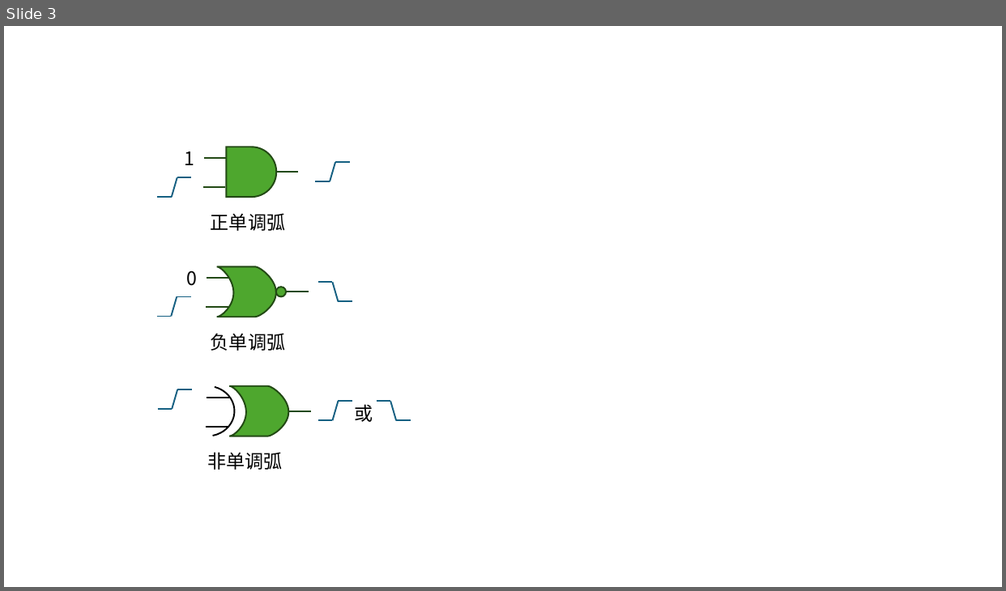
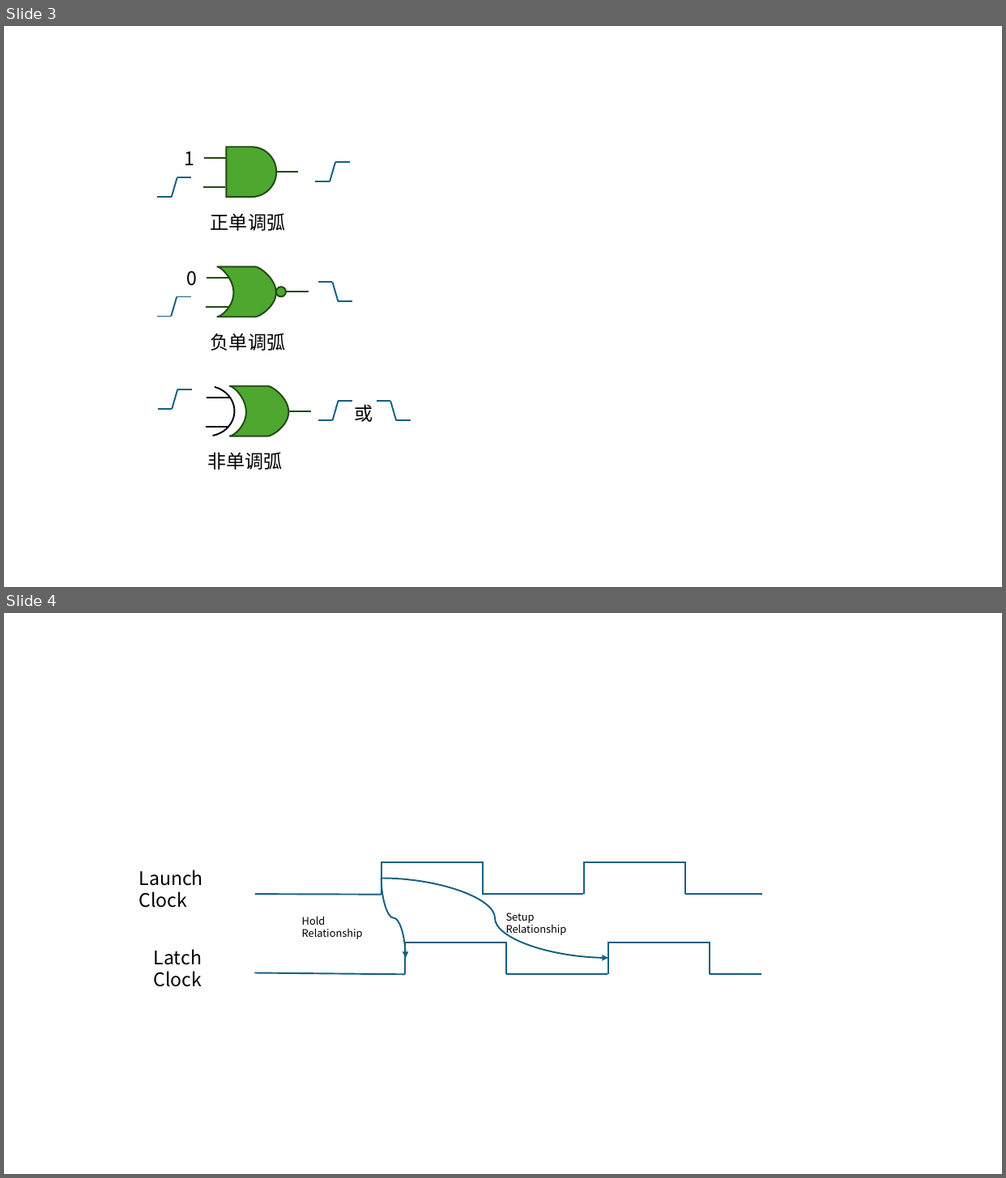
Before and after one commit to Verdvana/Verdvana.github.io, a slide deck: _posts/静态时序分析笔记/静态时序分析笔记pptx.pptx. Shown one above the other, each under a label of ours: slide 3 before the commit, slides 3 and 4 after it. The pictures are 1006x591 and 1006x1178 pixels, drawn with LibreOffice and Linux fonts; fonts in the diff are those of the drawing. Boxes give left, top, right and bottom in pixels: in the first picture for what was removed or moved away, otherwise in the second. Text is boxed around its words. In the diff, an @@ line names an element or a change of style, - is before the commit and + after.

```diff
--- a/_posts/静态时序分析笔记/静态时序分析笔记pptx.pptx
+++ b/_posts/静态时序分析笔记/静态时序分析笔记pptx.pptx
@@ slide 4 added at (x1=4, y1=613, x2=1002, y2=1174), background #FFFFFF @@
@@ text added at (x1=139, y1=870, x2=203, y2=908), 18 pt, text #000000 @@
+Launch Clock
@@ line added from (381, 895) to (381, 862), #156082 1.5 pt @@
@@ line added from (381, 863) to (483, 863), #156082 1.5 pt @@
@@ curved arrow added from (381, 878) to (405, 958), #156082 1.5 pt @@
@@ curved arrow added from (381, 879) to (608, 958), #156082 1.5 pt @@
@@ line added from (483, 895) to (483, 862), #156082 1.5 pt @@
@@ line added from (584, 895) to (584, 862), #156082 1.5 pt @@
@@ line added from (584, 862) to (686, 862), #156082 1.5 pt @@
@@ line added from (686, 895) to (686, 862), #156082 1.5 pt @@
@@ line added from (255, 895) to (381, 895), #156082 1.5 pt @@
@@ line added from (483, 895) to (583, 895), #156082 1.5 pt @@
@@ line added from (685, 895) to (762, 895), #156082 1.5 pt @@
@@ text added at (x1=302, y1=916, x2=363, y2=939), 10 pt, text #000000 @@
+Hold Relationship
@@ text added at (x1=506, y1=913, x2=567, y2=937), 10 pt, text #000000 @@
+Setup Relationship
@@ text added at (x1=154, y1=949, x2=202, y2=987), 18 pt, text #000000 @@
+Latch Clock
@@ line added from (405, 974) to (405, 943), #156082 1.5 pt @@
@@ line added from (405, 943) to (506, 943), #156082 1.5 pt @@
@@ line added from (506, 974) to (506, 943), #156082 1.5 pt @@
@@ line added from (608, 974) to (608, 942), #156082 1.5 pt @@
@@ line added from (608, 943) to (710, 943), #156082 1.5 pt @@
@@ line added from (710, 974) to (710, 942), #156082 1.5 pt @@
@@ line added from (255, 973) to (405, 974), #156082 1.5 pt @@
@@ line added from (506, 974) to (607, 974), #156082 1.5 pt @@
@@ line added from (710, 974) to (761, 974), #156082 1.5 pt @@
```
Also in this commit, not shown: 1 slide changed, 6 other files.
